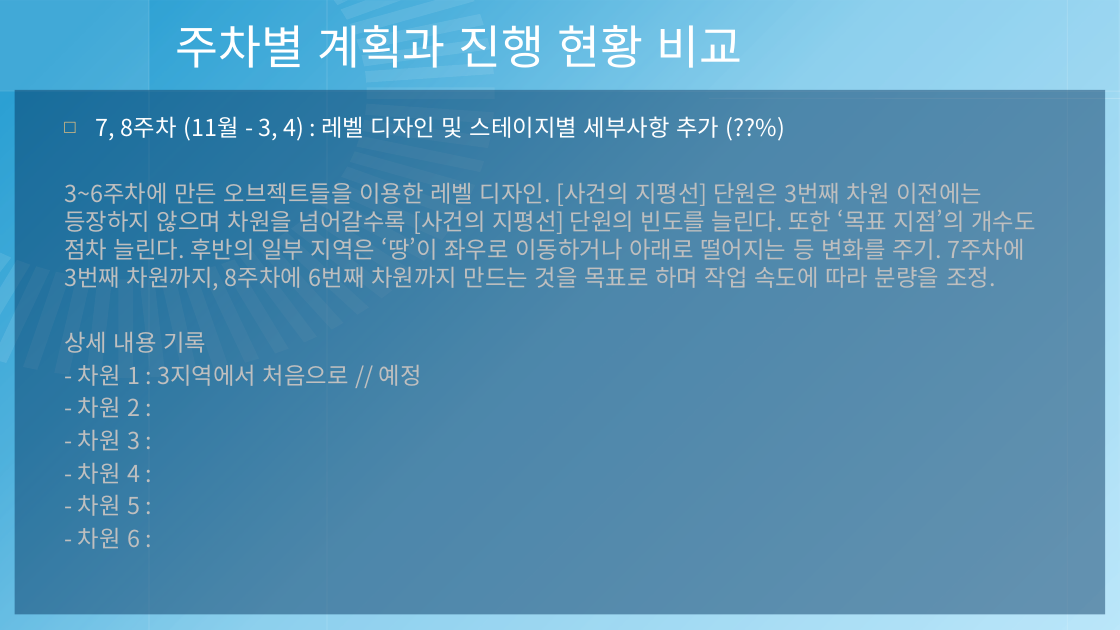
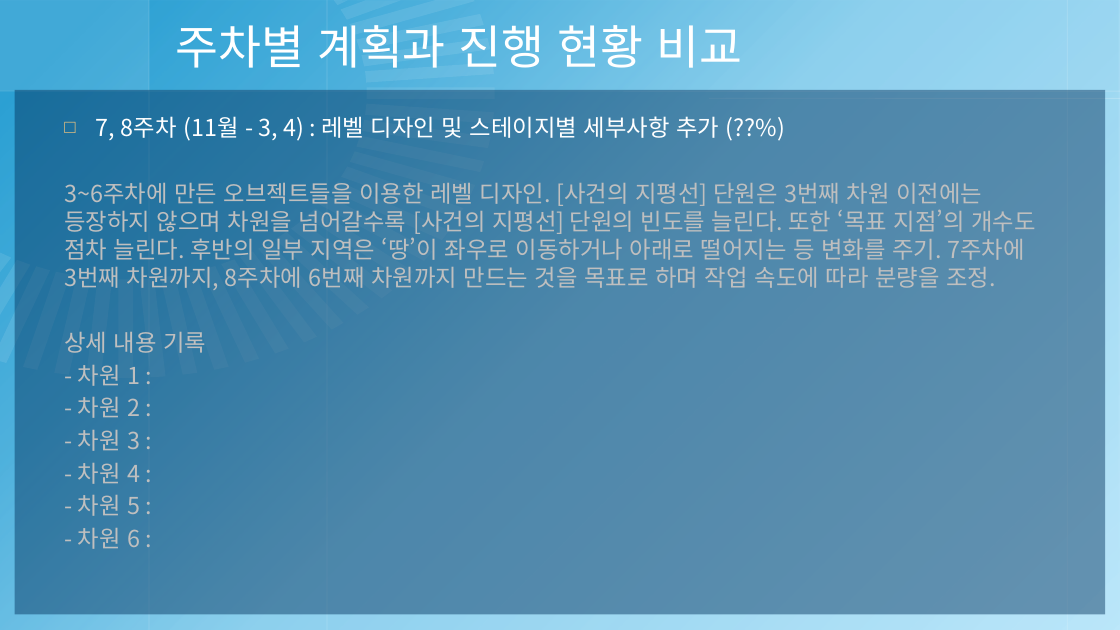
Before and after one commit to pb-wandu/2018180040_2DGP_PROJECT, a slide deck: slide 5 of 2018180040 - 2DGP 3차 발표 프레젠테이션.pptx. Drawn at 1120x630 pixels with LibreOffice and Linux fonts; fonts in the diff are those of the drawing; background and template pictures are left out. Boxes give left, top, right and bottom in pixels: in the first picture for what was removed or moved away, otherwise in the second. Text is boxed around its words. In the diff, an @@ line names an element or a change of style, - is before the commit and + after.

```diff
--- a/2018180040 - 2DGP 3차 발표 프레젠테이션.pptx
+++ b/2018180040 - 2DGP 3차 발표 프레젠테이션.pptx
@@ text at (78, 364, 140, 386): text changed @@
-- 차원 1 : 3지역에서 처음으로 // 예정
+- 차원 1 :
```
Also in this commit, not shown: 6 other files.
